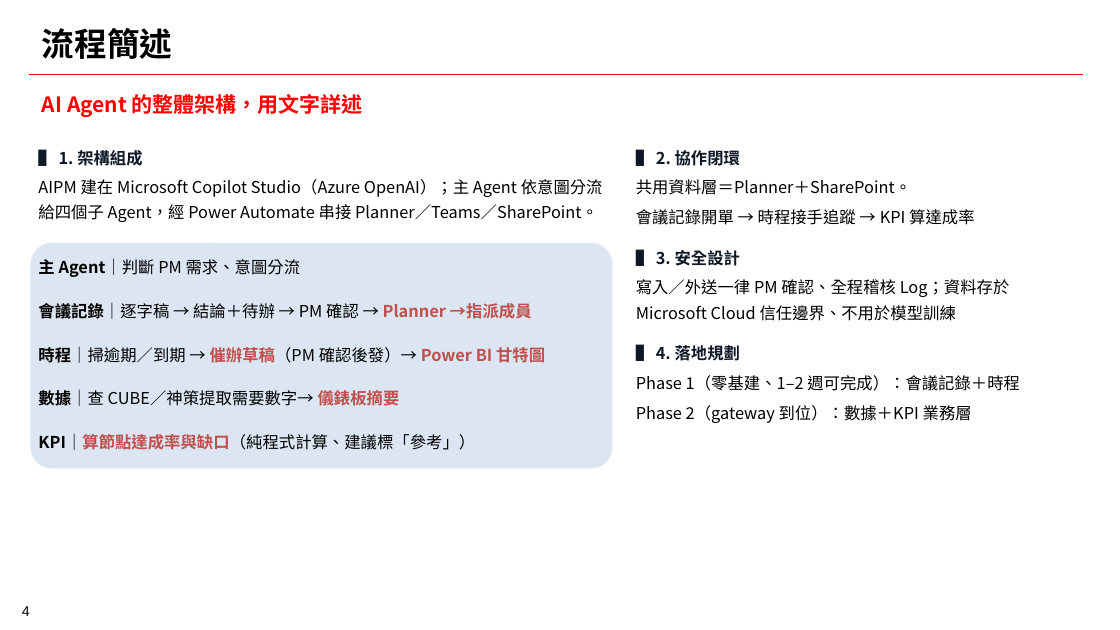
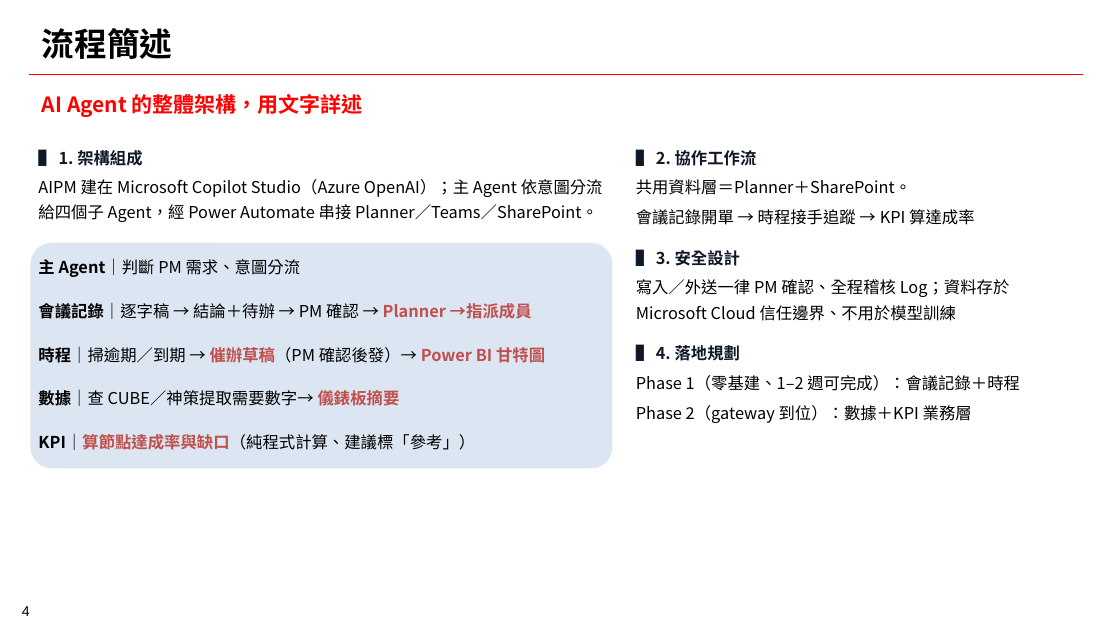
Before and after one commit to how0531/sino_AI-PM, a slide deck: slide 4 of outputs/智能專案經理AIPM_競賽提案.pptx. Drawn at 1120x630 pixels with LibreOffice and Linux fonts; fonts in the diff are those of the drawing; background and template pictures are left out. Boxes give left, top, right and bottom in pixels: in the first picture for what was removed or moved away, otherwise in the second. Text is boxed around its words. In the diff, an @@ line names an element or a change of style, - is before the commit and + after.

```diff
--- a/outputs/智能專案經理AIPM_競賽提案.pptx
+++ b/outputs/智能專案經理AIPM_競賽提案.pptx
@@ text at bbox=[656, 150, 757, 166]: text changed @@
-▌ 2. 協作閉環
+▌ 2. 協作工作流
```
Also in this commit, not shown: 3 other slides changed, 2 slides added, 8 other files.
